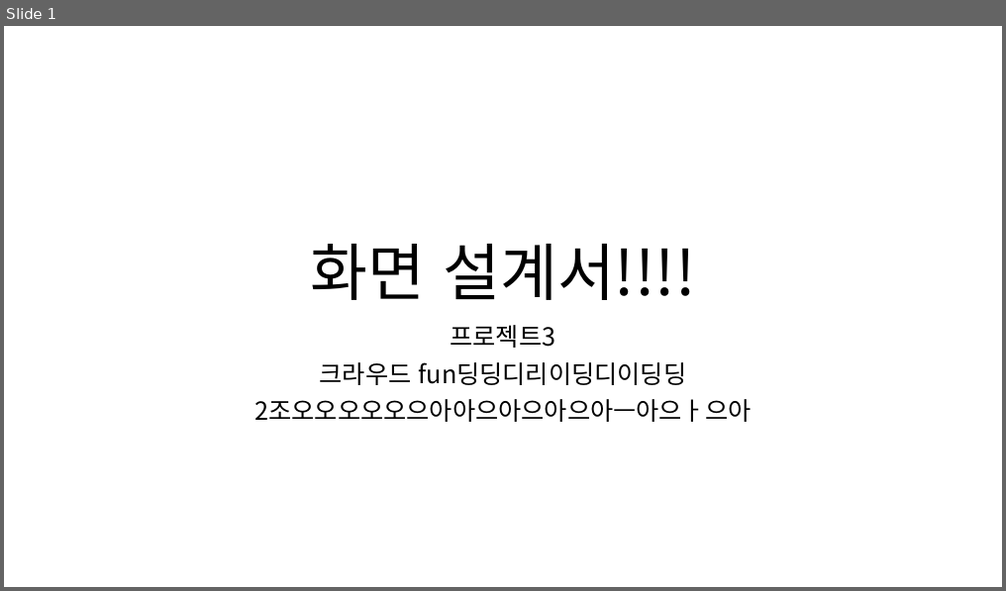
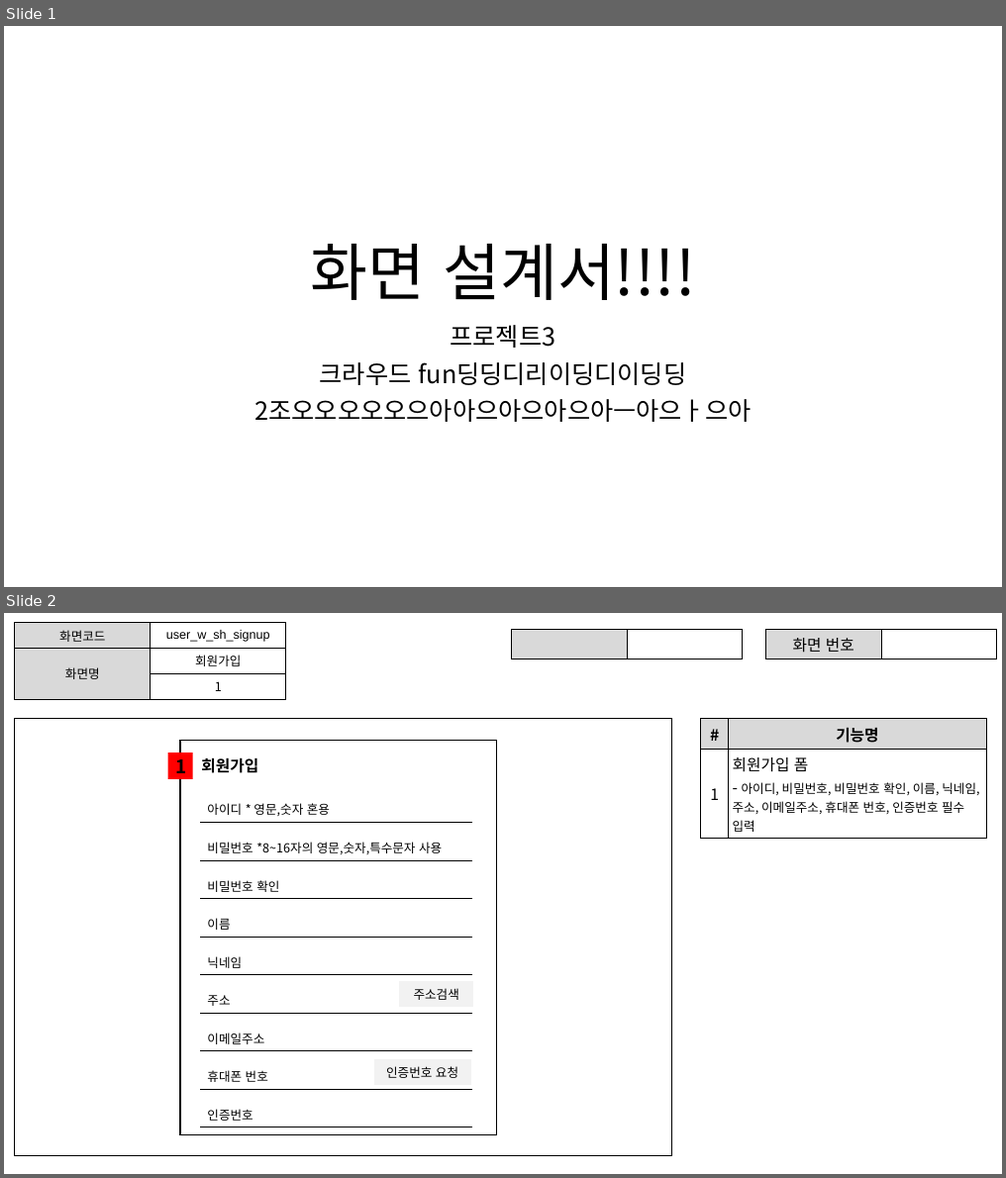
Before and after one commit to ezenteam2/RentalEquip, a slide deck: 0 발표용 파워포인트/0327 4차발표/0327 project04 - 파워포인트 - 서희.pptx. Shown one above the other, each under a label of ours: slide 1 before the commit, slides 1 and 2 after it. The pictures are 1006x591 and 1006x1178 pixels, drawn with LibreOffice and Linux fonts; fonts in the diff are those of the drawing. Boxes give left, top, right and bottom in pixels: in the first picture for what was removed or moved away, otherwise in the second. Text is boxed around its words. In the diff, an @@ line names an element or a change of style, - is before the commit and + after.

```diff
--- a/0 발표용 파워포인트/0327 4차발표/0327 project04 - 파워포인트 - 서희.pptx
+++ b/0 발표용 파워포인트/0327 4차발표/0327 project04 - 파워포인트 - 서희.pptx
@@ slide 2 added at <box>4,613,1002,1174</box>, background #FFFFFF @@
@@ table added at <box>15,623,285,695</box>, 3 rows, 2 columns @@
+화면코드 | user_w_sh_signup
+화면명 | 회원가입
+ | 1
@@ table added at <box>512,630,743,656</box>, 1 rows, 2 columns @@
+ | 
@@ table added at <box>766,630,997,657</box>, 1 rows, 2 columns @@
+화면 번호 | 
@@ rectangle added at <box>15,719,672,1157</box>, fill #FFFFFF, outline #000000 1 pt @@
@@ table added at <box>701,719,986,836</box>, 2 rows, 2 columns @@
+# | 기능명
+1 | 회원가입 폼 / - 아이디, 비밀번호, 비밀번호 확인, 이름, 닉네임, 주소, 이메일주소, 휴대폰 번호, 인증번호 필수 입력
@@ rectangle added at <box>168,753,193,779</box>, fill #FF0000, 18 pt, text #000000, bold @@
+1
@@ rectangle added at <box>180,740,496,1135</box>, fill #FFFFFF, outline #000000 1 pt @@
@@ rectangle added at <box>198,750,294,783</box>, fill #FFFFFF, outline #FFFFFF 1 pt, 15 pt, text #000000, bold @@
+회원가입
@@ table added at <box>200,796,472,820</box>, 1 rows, 1 columns @@
+아이디 * 영문,숫자 혼용
@@ table added at <box>200,835,472,859</box>, 1 rows, 1 columns @@
+비밀번호 *8~16자의 영문,숫자,특수문자 사용
@@ table added at <box>200,872,472,896</box>, 1 rows, 1 columns @@
+비밀번호 확인
@@ table added at <box>200,911,472,934</box>, 1 rows, 1 columns @@
+이름
@@ table added at <box>200,950,472,972</box>, 1 rows, 1 columns @@
+닉네임
@@ table added at <box>200,987,472,1010</box>, 1 rows, 1 columns @@
+주소
@@ table added at <box>399,981,473,1004</box>, 1 rows, 1 columns @@
+주소검색
@@ table added at <box>200,1026,472,1049</box>, 1 rows, 1 columns @@
+이메일주소
@@ table added at <box>200,1063,472,1086</box>, 1 rows, 1 columns @@
+휴대폰 번호
@@ table added at <box>374,1059,471,1082</box>, 1 rows, 1 columns @@
+인증번호 요청
@@ table added at <box>200,1102,472,1125</box>, 1 rows, 1 columns @@
+인증번호
```
Also in this commit, not shown: 18 other slides added, 1 other file.
